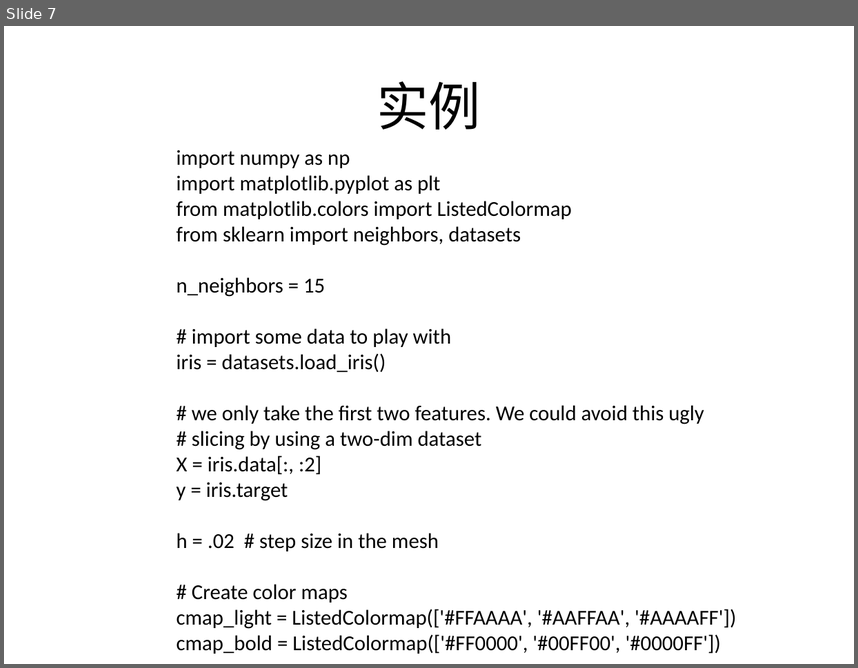
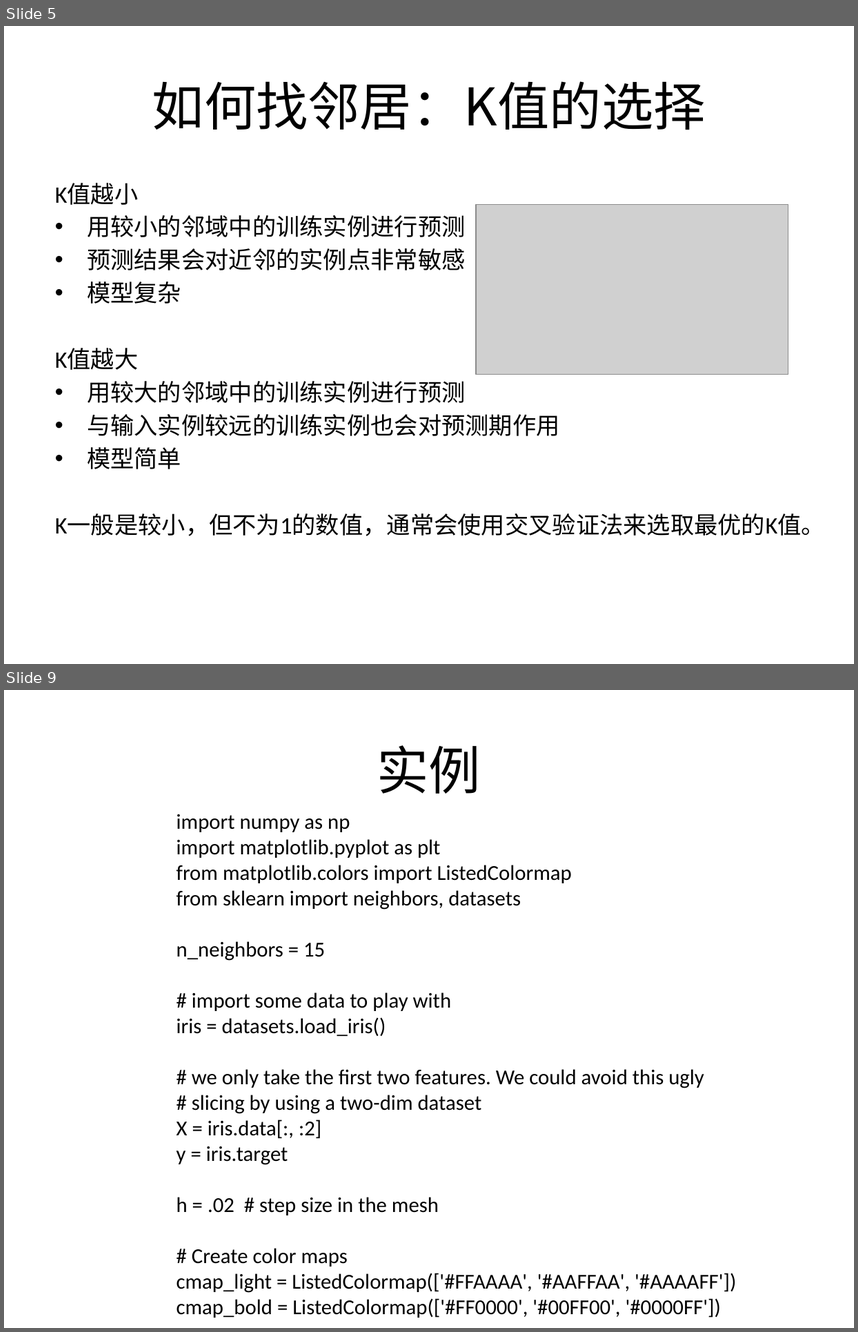
Before and after one commit to BattalionCommander/Python, a slide deck: cls_23聚类算法.pptx. Shown one above the other, each under a label of ours: slide 7 before the commit, slides 5 and 9 after it; the slides between them are not shown. The pictures are 858x668 and 858x1332 pixels, drawn with LibreOffice and Linux fonts; fonts in the diff are those of the drawing; grey boxes stand for pictures; background and template pictures are left out. Boxes give left, top, right and bottom in pixels: in the first picture for what was removed or moved away, otherwise in the second. Text is boxed around its words. In the diff, an @@ line names an element or a change of style, - is before the commit and + after.

```diff
--- a/cls_23聚类算法.pptx
+++ b/cls_23聚类算法.pptx
@@ slide 5 added at [4,26,854,664], background picture (left out) @@
@@ title added at [152,81,706,130], 44 pt, text #000000 @@
+如何找邻居：K值的选择
@@ text added at [55,183,825,536], 20 pt, text #000000 @@
+K值越小
+• 用较小的邻域中的训练实例进行预测
+• 预测结果会对近邻的实例点非常敏感
+• 模型复杂
+K值越大
+• 用较大的邻域中的训练实例进行预测
+• 与输入实例较远的训练实例也会对预测期作用
+• 模型简单
+K一般是较小，但不为1的数值，通常会使用交叉验证法来选取最优的K值。
@@ picture added at [476,205,788,374] @@
@@ what was slide 7 is now slide 9 @@
```
Also in this commit, not shown: 3 slides changed, 5 other slides added, 3 slides removed, 6 other files.
